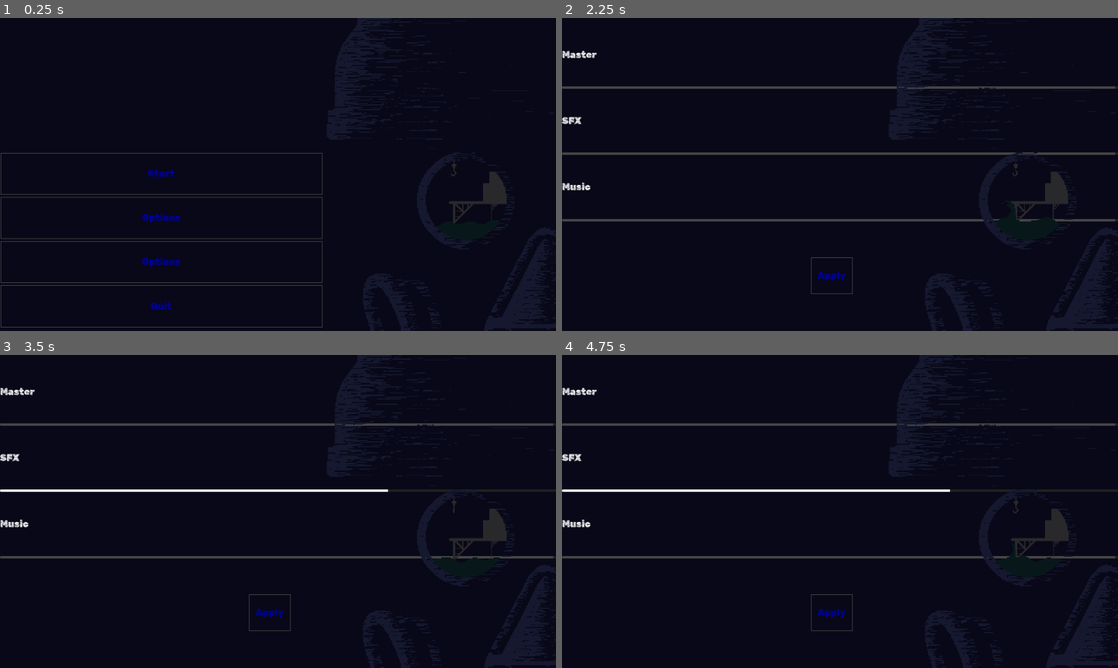
Above: before the commit, frames 1-4 (two rows, left to right).
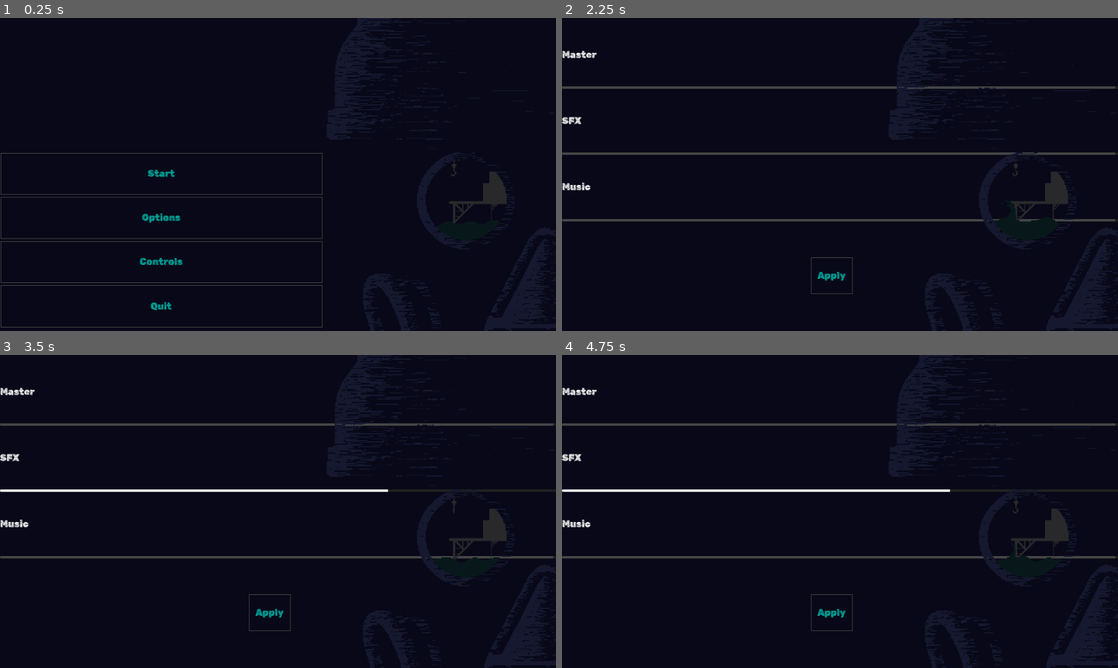
Above: after the commit, the same moments.

Repository: Fulgurata/Antibody
Game: Godot game, scene res://scenes/menus/main_menu/main_menu.tscn
Same seed, same stepped clock (60 frames per second), same inputs: the game is played once before the commit and once after it. Sound files missing from this copy of the repository are replaced by a short silence.
Inputs (mouse positions are in pixels of both pictures, inside the frame that each line leads up to):
- Up to frame 1 (0.25 s): no input
- Up to frame 2 (2.25 s): click "Options" at 0.5 s; click "Apply" at 1.25 s; click "Options" at 2 s
- Up to frame 3 (3.5 s): move the mouse to (400, 495) at 2.77 s; hold D (move_right) from 2.78 s (still down); tap Shift (dodge) at 2.85 s; click (400, 495) at 2.92 s
- Up to frame 4 (4.75 s): move the mouse to (728, 527) at 3.52 s; release D (move_right) at 3.53 s; hold S (move_down) 3.53-4.28 s; tap Q (flare) at 3.6 s; move the mouse to (895, 442) at 4.27 s; hold D (move_right) from 4.28 s (still down); tap 1 (give_ammo_dev) at 4.35 s

The runs differ from the first frame. In frame 1, 0.4% of the frame differs, in the area x 25-33%, y 48-94%; in frame 2, less than 0.1%; in frame 3, less than 0.1%; in frame 4, less than 0.1%.

Commit message:
Controls menu fixed
Controls menu fixed and working

Diff:
--- a/scenes/menus/main_menu/MinimalUI.tres
+++ b/scenes/menus/main_menu/MinimalUI.tres
@@ -416,7 +416,7 @@
 
 [resource]
 default_font = SubResource("21")
-Button/colors/font_color = Color(0.000349526, 0, 0.637083, 1)
+Button/colors/font_color = Color(0, 0.686275, 0.635294, 1)
 Button/colors/font_disabled_color = Color(0.9, 0.9, 0.9, 0.2)
 Button/colors/font_hover_color = Color(0.94, 0.94, 0.94, 1)
 Button/colors/font_pressed_color = Color(1, 1, 1, 1)
--- a/scenes/menus/main_menu/controls.tscn
+++ b/scenes/menus/main_menu/controls.tscn
@@ -1,16 +1,28 @@
-[gd_scene load_steps=3 format=3 uid="uid://ck7vrjiapkhej"]
+[gd_scene load_steps=4 format=3 uid="uid://ck7vrjiapkhej"]
 
 [ext_resource type="Script" path="res://scripts/menus/controls.gd" id="1_ej22m"]
 [ext_resource type="Theme" uid="uid://r0arfda4w37d" path="res://scenes/menus/main_menu/MinimalUI.tres" id="1_kn2p2"]
+[ext_resource type="FontFile" uid="uid://nrp40rj57pir" path="res://scenes/menus/main_menu/RubikDistressed-Regular.ttf" id="3_v6muc"]
 
 [node name="Controls" type="Control"]
 layout_mode = 3
 anchors_preset = 15
 anchor_right = 1.0
 anchor_bottom = 1.0
+offset_right = -261.0
+offset_bottom = -102.0
 grow_horizontal = 2
 grow_vertical = 2
 script = ExtResource("1_ej22m")
+
+[node name="ColorRect" type="ColorRect" parent="."]
+layout_mode = 2
+offset_left = -2023.0
+offset_top = -921.0
+offset_right = 2902.0
+offset_bottom = 1977.0
+size_flags_vertical = 3
+color = Color(0, 0, 0, 0.792157)
 
 [node name="VBoxContainer" type="VBoxContainer" parent="."]
 layout_mode = 1
@@ -30,12 +42,15 @@
 [node name="Player" type="Label" parent="VBoxContainer"]
 layout_mode = 2
 theme = ExtResource("1_kn2p2")
+theme_override_fonts/font = ExtResource("3_v6muc")
 theme_override_font_sizes/font_size = 56
 text = "Player Controls"
 
 [node name="control_layout" type="Label" parent="VBoxContainer"]
 layout_mode = 2
+size_flags_horizontal = 0
 theme = ExtResource("1_kn2p2")
+theme_override_fonts/font = ExtResource("3_v6muc")
 theme_override_font_sizes/font_size = 41
 text = "WASD - move
 
@@ -54,13 +69,15 @@
 anchor_top = 1.0
 anchor_right = 0.5
 anchor_bottom = 1.0
-offset_left = -33.5
-offset_top = -126.0
-offset_right = 33.5
-offset_bottom = -86.0
+offset_left = 147.5
+offset_top = 78.0
+offset_right = 246.5
+offset_bottom = 136.0
 grow_horizontal = 2
 grow_vertical = 0
 theme = ExtResource("1_kn2p2")
+theme_override_fonts/font = ExtResource("3_v6muc")
+theme_override_font_sizes/font_size = 36
 text = "Back"
 
 [connection signal="pressed" from="Back" to="." method="_on_back_pressed"]
--- a/scenes/menus/main_menu/main_menu.tscn
+++ b/scenes/menus/main_menu/main_menu.tscn
@@ -6,6 +6,7 @@
 [ext_resource type="PackedScene" uid="uid://borm6r7lfyy1i" path="res://scenes/menus/main_menu/menu_animation.tscn" id="3_42w61"]
 [ext_resource type="AudioStream" uid="uid://cfiueghlyr0hy" path="res://scenes/menus/main_menu/Mian_menu.ogg" id="3_idm5w"]
 [ext_resource type="PackedScene" uid="uid://fq3wolu7mpu2" path="res://scenes/menus/main_menu/options_menu.tscn" id="5_iue8a"]
+[ext_resource type="PackedScene" uid="uid://ck7vrjiapkhej" path="res://scenes/menus/main_menu/controls.tscn" id="7_yka0x"]
 
 [node name="MainMenu" type="Node2D"]
 script = ExtResource("1_qincm")
@@ -44,7 +45,7 @@
 [node name="Controls" type="Button" parent="Main_Button_Container"]
 layout_mode = 2
 size_flags_vertical = 3
-text = "Options"
+text = "Controls"
 
 [node name="Quit" type="Button" parent="Main_Button_Container"]
 layout_mode = 2
@@ -68,9 +69,15 @@
 [node name="OptionsMenu" parent="." instance=ExtResource("5_iue8a")]
 visible = false
 
+[node name="Controls" parent="." instance=ExtResource("7_yka0x")]
+offset_left = 513.0
+offset_top = 312.0
+offset_right = 513.0
+offset_bottom = 312.0
+
 [connection signal="pressed" from="Main_Button_Container/Start" to="." method="_on_start_pressed"]
 [connection signal="pressed" from="Main_Button_Container/Options" to="." method="_on_options_pressed"]
-[connection signal="pressed" from="Main_Button_Container/Controls" to="." method="_on_options_pressed"]
+[connection signal="pressed" from="Main_Button_Container/Controls" to="." method="_on_controls_pressed"]
 [connection signal="pressed" from="Main_Button_Container/Quit" to="." method="_on_quit_pressed"]
 [connection signal="timeout" from="Fade_Transition/Fade_Timer" to="." method="_on_fade_timer_timeout"]
 
--- a/scripts/menus/controls.gd
+++ b/scripts/menus/controls.gd
@@ -5,3 +5,5 @@
 
 
 func _on_back_pressed() -> void:
+	self.visible = false
+	$"../Main_Button_Container".visible = true
--- a/scripts/menus/main_menu.gd
+++ b/scripts/menus/main_menu.gd
@@ -3,6 +3,7 @@
 var button_type = null
 
 func _ready():
+	$Controls.visible = false
 	$OptionsMenu.visible = false
 	$Main_Menu_Theme.play()
 	Input.mouse_mode = Input.MOUSE_MODE_VISIBLE
@@ -40,3 +41,9 @@
 
 	if button_type == "options" :
 		pass
+
+
+func _on_controls_pressed() -> void:
+	button_type = "Controls"
+	$Main_Button_Container.visible = false
+	$Controls.visible = true
Not shown: 1 places in scenes/menus/main_menu/main_menu.tscn that only renumber resources
